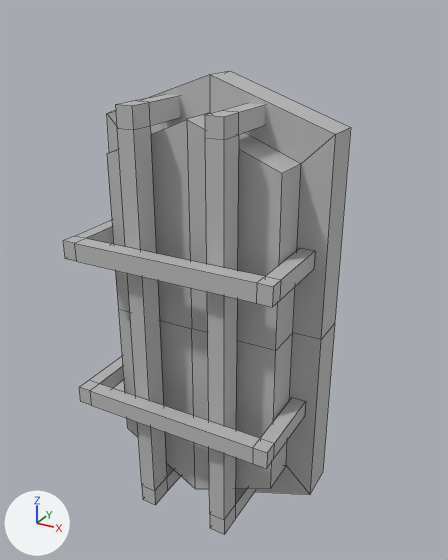
The FBX model Humannequin_Project/Assets/Imported Art Assets/bulkhead_light.fbx: old version first, new version second.
Camera for both pictures: a camera (50 mm lens) standing at (0.313, -0.516, 0.648) and looking at (0.01, 0.035, 0.372). The axes (+X, +Y, +Z) are drawn at lower left. The lights are the same throughout. Mesh edges are drawn as thin lines. Where no turn or scale is listed for an object, it has been applied to the vertices.

Objects in the first picture: 'Bulkhead_light'.
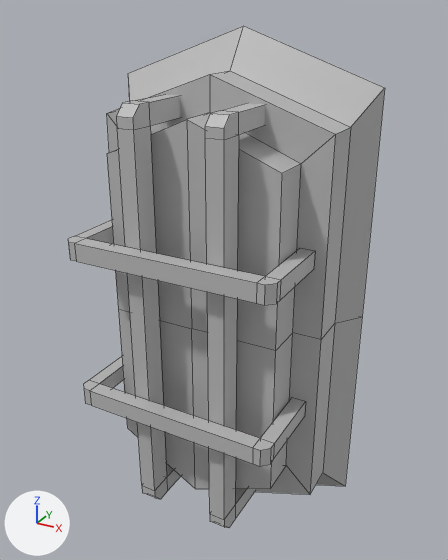
Edits to the bpy script that builds the scene:
```text
Change me_mesh:
    used by ob_bulkhead_light; location = (0.001, -0.003, 0.334)
    remove me_mesh.from_pydata(...)  # 129 vertices, 117 faces; spans x -0.129..0.129, y -0.069..0.069, z -0.254..0.254
    add me_mesh.from_pydata(...)  # 153 vertices, 134 faces; spans x -0.151..0.151, y -0.069..0.098, z -0.296..0.296
    me_mesh part 1
    17 vertices are removed from x -0.119..0.116, y -0.069..0.069, z -0.254..0.233
    35 faces are deleted
    35 vertices are added at x -0.151..0.151, y -0.069..0.098, z -0.296..0.296
    6 new vertices lie (0.0, -0.015, 0.0) away from vertices in x -0.053..0.059, y -0.026, z -0.23..0.233
    52 new faces join them
```

Pixel boxes [x1, y1, x2, y2] of what changed, in the pictures (448 x 560 px; the box of a moved part takes in the faces that stretch with it):
'Bulkhead_light', reshaped (10% wider, 8% taller)
    before: [63, 71, 351, 534]
    after: [68, 26, 385, 528]
part 1 of me_mesh, moved or reshaped
    before: [63, 101, 331, 534]
    after: [68, 26, 385, 528]
